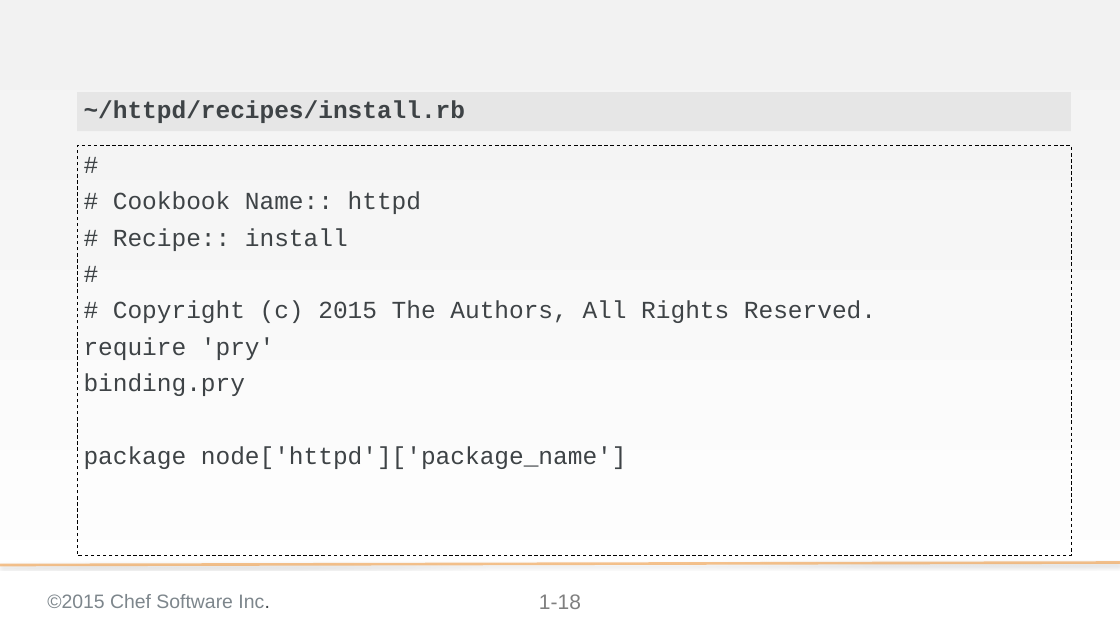
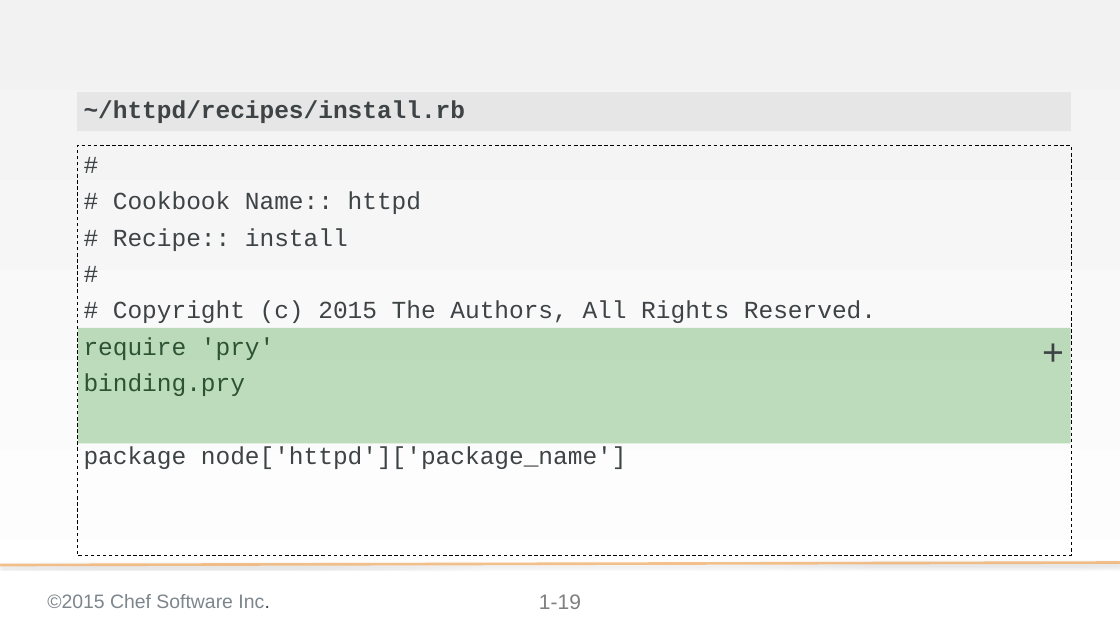
Before and after one commit to chef-training/test_driven_cookbook_development, a slide deck: slide 19 of 05-testing_while_refactoring_to_attributes.pptx (slide 18 before the commit). Drawn at 1120x630 pixels with LibreOffice and Linux fonts; fonts in the diff are those of the drawing; background and template pictures are left out. Boxes give left, top, right and bottom in pixels: in the first picture for what was removed or moved away, otherwise in the second. Text is boxed around its words. In the diff, an @@ line names an element or a change of style, - is before the commit and + after.

```diff
--- a/05-testing_while_refactoring_to_attributes.pptx
+++ b/05-testing_while_refactoring_to_attributes.pptx
@@ text added at (78,328,1070,443), fill #008000 at 25% opacity, 42.7 pt, text #3E4346 @@
++
@@ page number at (539,594,581,609): text changed @@
-1-18
+1-19
```
Also in this commit, not shown: 7 other slides changed, 6 slides added.
